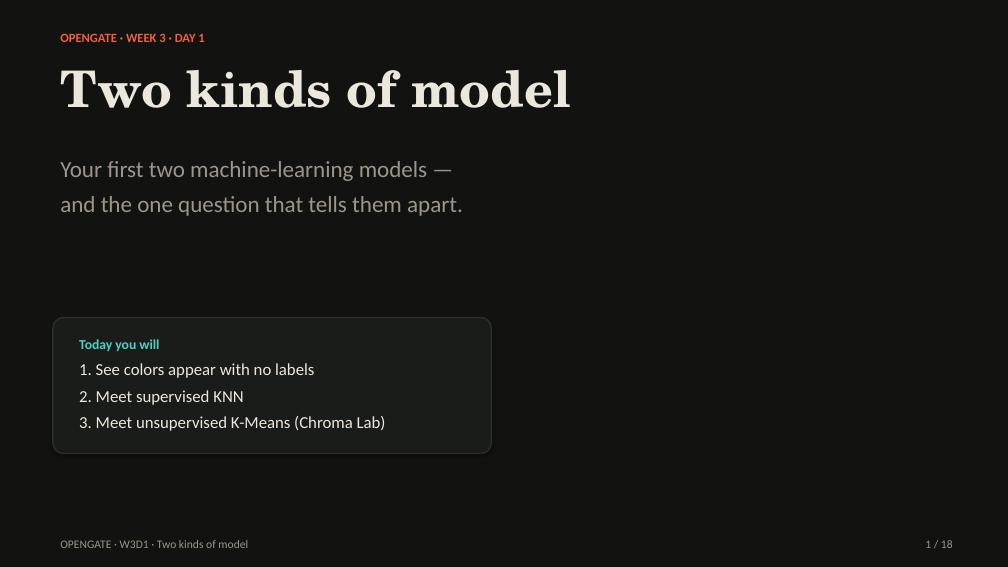
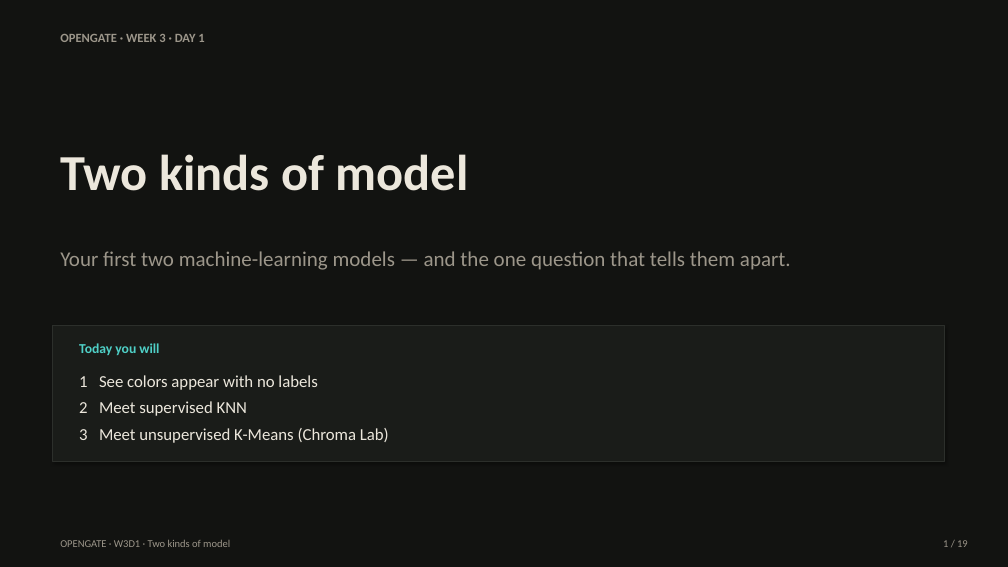
Before and after one commit to lemoon01110/chroma-kmeans-color-lab, a slide deck: slide 1 of opengate-assets/Opengate-W3D1-Two-Kinds-of-Model.pptx. Drawn at 1008x567 pixels with LibreOffice and Linux fonts; fonts in the diff are those of the drawing. Boxes give left, top, right and bottom in pixels: in the first picture for what was removed or moved away, otherwise in the second. Text is boxed around its words. In the diff, an @@ line names an element or a change of style, - is before the commit and + after.

```diff
--- a/opengate-assets/Opengate-W3D1-Two-Kinds-of-Model.pptx
+++ b/opengate-assets/Opengate-W3D1-Two-Kinds-of-Model.pptx
@@ text "OPENGATE · WEEK 3 · ..." at [60,34,204,42]: text colour #F2603F to #9C968A; more space between paragraphs @@
@@ text "Two kinds of model": place and size @@
-text "Two kinds of model" at [60,70,571,108]
+text "Two kinds of model" at [60,154,469,191]
@@ text "Two kinds of model" at [60,154,469,191]: font TeX Gyre Schola to Calibri; more space between paragraphs @@
@@ text at [60,251,791,270]: text changed; size 22 to 20 pt @@
-Your first two machine-learning models —
-and the one question that tells them apart.
+Your first two machine-learning models — and the one question that tells them apart.
@@ rounded rectangle removed at [53,318,492,454] @@
@@ rectangle added at [53,325,945,461], fill #1A1C19, outline #2C2F2B 1 pt @@
@@ text at [79,363,386,431]: paragraphs removed @@
-1. See colors appear with no labels
-2. Meet supervised KNN
-3. Meet unsupervised K-Means (Chroma Lab)
@@ text added at [79,375,317,390], 16 pt, text #ECE7DC @@
+1 See colors appear with no labels
@@ text added at [79,401,247,416], 16 pt, text #ECE7DC @@
+2 Meet supervised KNN
@@ text added at [79,428,389,443], 16 pt, text #ECE7DC @@
+3 Meet unsupervised K-Means (Chroma Lab)
@@ text "OPENGATE · W3D1 · Two ..." at [60,540,230,547]: size 11 to 10 pt; more space between paragraphs @@
@@ text at [943,540,968,547]: text changed; size 11 to 10 pt @@
-1 / 18
+1 / 19
```
Also in this commit, not shown: 18 other slides changed, 1 other file.
